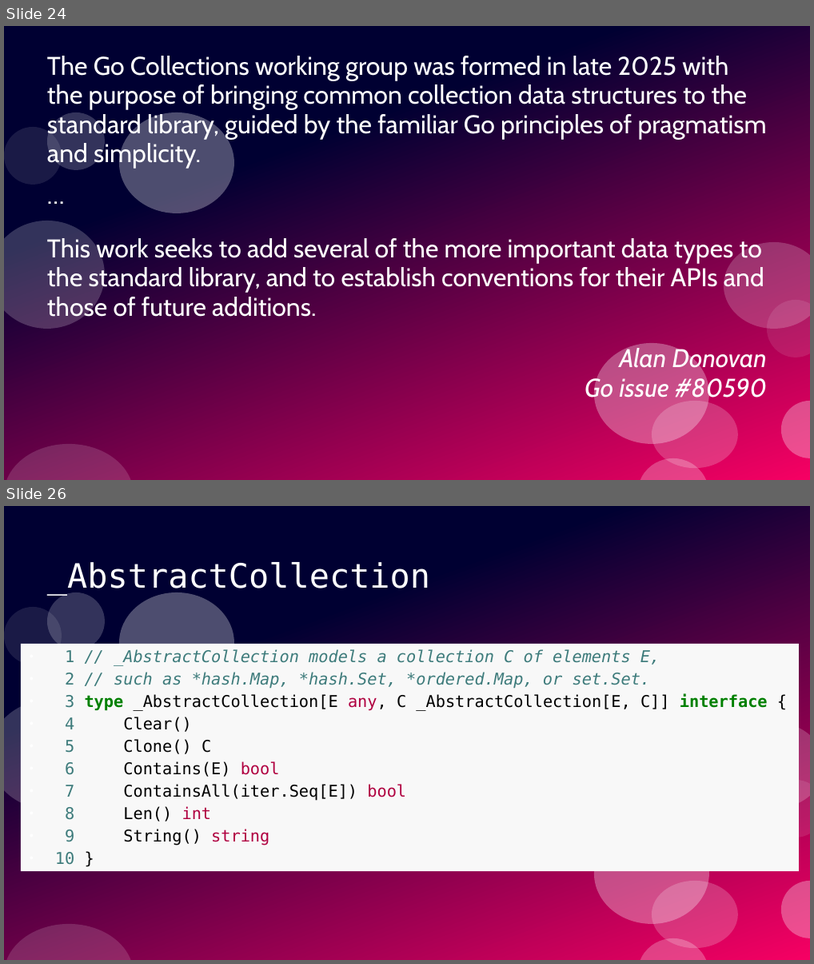
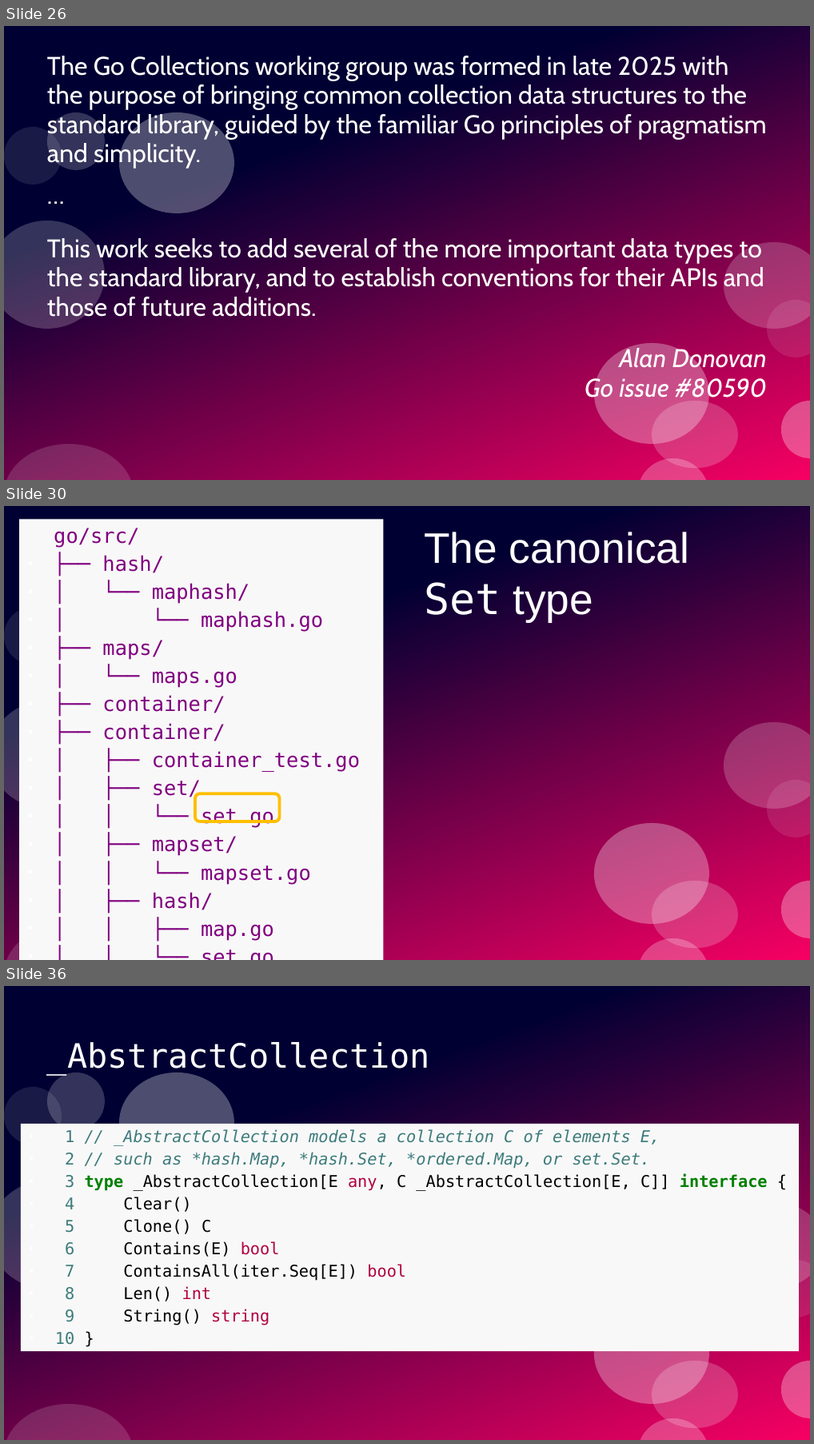
Before and after one commit to ramalho/sets-in-go, a slide deck: sets-in-go.odp. Shown one above the other, each under a label of ours: slides 24 and 26 before the commit, slides 26, 30 and 36 after it; the slides between them are not shown. The pictures are 814x964 and 814x1444 pixels, drawn with LibreOffice and Linux fonts; fonts in the diff are those of the drawing. Boxes give left, top, right and bottom in pixels: in the first picture for what was removed or moved away, otherwise in the second. Text is boxed around its words. In the diff, an @@ line names an element or a change of style, - is before the commit and + after.

```diff
--- a/sets-in-go.odp
+++ b/sets-in-go.odp
@@ slide 30 added at box(4, 506, 810, 960), background #FFFFFF; not listed: 10 template elements that a slide beside it also shows @@
@@ text added at box(19, 519, 384, 960), fill #F8F8F8, 20 pt, text #800080 @@
+go/src/
+● ├── hash/
+● │ └── maphash/
+● │ └── maphash.go
+● ├── maps/
+● │ └── maps.go
+● ├── container/
+● ├── container/
+● │ ├── container_test.go
+● │ ├── set/
+● │ │ └── set.go
+● │ ├── mapset/
+● │ │ └── mapset.go
+● │ ├── hash/
+● │ │ ├── map.go
+● │ │ └── set.go
+● │ │
@@ title added at box(424, 532, 690, 622), 42 pt, text #FFFFFF @@
+The canonical
+Set type
@@ rounded rectangle added at box(195, 793, 280, 821), outline #FFBF00 3 pt @@
@@ what was slide 24 is now slide 26 @@
@@ what was slide 26 is now slide 36 @@
```
Also in this commit, not shown: 9 slides changed, 11 other slides added, 2 slides removed, 2 other files.
